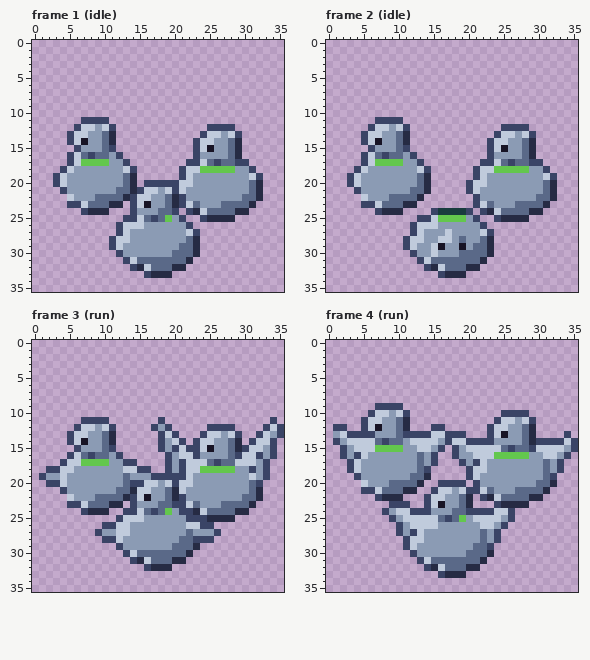
A pixel-art file gets an edit: art/animals/chase-pigeons@94.aseprite. The picture above was drawn from the file before the commit.
36x36 pixels, 10 frames. Shown: frame 1 (idle), frame 2 (idle), frame 3 (run), frame 4 (run). The commit also changed other frames, which this record leaves out.
The result:
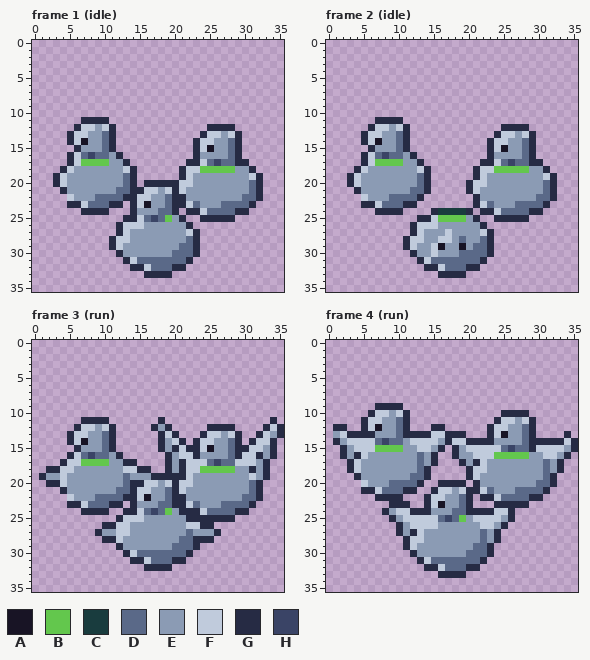
Palette (. is transparent): A #181425  B #63c74d  C #193c3e  D #5a6988  E #8b9bb4  F #c0cbdc  G #262b44  H #3a4466
The exact change:
Frame 1 (idle):
y 11: x 7..10 HHHH -> GGGG
y 12: x 6 H -> G; x 11 H -> G; x 25..28 HHHH -> GGGG
y 13: x 5 H -> G; x 24 H -> G; x 29 H -> G
y 14: x 5 H -> G; x 23 H -> G
y 15: x 6 H -> G; x 11 H -> G; x 23 H -> G
y 16: x 5 H -> G; x 12 H -> G; x 23 H -> G
y 17: x 5 H -> G; x 13 H -> G; x 22..23 HH -> GG; x 29..30 HH -> GG
y 18: x 4 H -> G; x 14 H -> G; x 21 H -> G; x 31 H -> G
y 19: x 3 H -> G; x 21 H -> G; x 32 H -> G
y 20: x 3 H -> G; x 16..20 HHHHH -> GGGGG
y 21: x 4 H -> G; x 15 H -> G; x 20 H -> G
y 22: x 14 H -> G; x 21 H -> G
y 23: x 5..6 HH -> GG; x 14 H -> G; x 21 H -> G
y 24: x 7 H -> G; x 14 H -> G; x 20 H -> G; x 22 H -> G
y 25: x 13..14 HH -> GG; x 21 H -> G; x 24 H -> G
y 26: x 12 H -> G; x 22 H -> G
y 27: x 12 H -> G; x 23 H -> G
y 28..29: x 11 H -> G
y 30: x 12 H -> G
y 31: x 13 H -> G
y 32: x 14 H -> G
y 33: x 16 H -> G
Frame 2 (idle):
y 11: x 7..10 HHHH -> GGGG
y 12: x 6 H -> G; x 11 H -> G; x 25..28 HHHH -> GGGG
y 13: x 5 H -> G; x 24 H -> G; x 29 H -> G
y 14: x 5 H -> G; x 23 H -> G
y 15: x 6 H -> G; x 11 H -> G; x 23 H -> G
y 16: x 5 H -> G; x 12 H -> G; x 23 H -> G
y 17: x 5 H -> G; x 13 H -> G; x 22..23 HH -> GG; x 29..30 HH -> GG
y 18: x 4 H -> G; x 14 H -> G; x 21 H -> G; x 31 H -> G
y 19: x 3 H -> G; x 21 H -> G; x 32 H -> G
y 20: x 3 H -> G; x 20 H -> G
y 21: x 4 H -> G; x 20 H -> G
y 22: x 21 H -> G
y 23: x 5..6 HH -> GG; x 21 H -> G
y 24: x 7 H -> G; x 15 H -> G; x 20 H -> G; x 22 H -> G
y 25: x 13..14 HH -> GG; x 21 H -> G; x 24 H -> G
y 26: x 12 H -> G; x 22 H -> G
y 27: x 12 H -> G; x 23 H -> G
y 28..29: x 11 H -> G
y 30: x 12 H -> G
y 31: x 13 H -> G
y 32: x 14 H -> G
y 33: x 16 H -> G
Frame 3 (run):
y 11: x 7..10 HHHH -> GGGG; x 18 H -> G; x 34 H -> G
y 12: x 6 H -> G; x 11 H -> G; x 17 H -> G; x 19 H -> G; x 25..28 HHHH -> GGGG; x 33 H -> G; x 35 H -> G
y 13: x 5 H -> G; x 18 H -> G; x 20 H -> G; x 24 H -> G; x 29 H -> G; x 32 H -> G; x 35 H -> G
y 14: x 5 H -> G; x 18 H -> G; x 21 H -> G; x 23 H -> G; x 31 H -> G; x 34 H -> G
y 15: x 6 H -> G; x 11 H -> G; x 18 H -> G; x 20 H -> G; x 22..23 HH -> GG; x 30 H -> G; x 34 H -> G
y 16: x 5 H -> G; x 12 H -> G; x 19 H -> G; x 23 H -> G; x 29 H -> G; x 32 H -> G; x 34 H -> G
y 17: x 4 H -> G; x 13..14 HH -> GG; x 19 H -> G; x 21 H -> G; x 33 H -> G
y 18: x 2..3 HH -> GG; x 15..16 HH -> GG; x 19 H -> G; x 21 H -> G; x 31 H -> G; x 33 H -> G
y 19: x 1 H -> G; x 17..21 HHHHH -> GGGGG; x 33 H -> G
y 20: x 2..3 HH -> GG; x 14..15 HH -> GG; x 20 H -> G; x 32 H -> G
y 21: x 4 H -> G
y 22: x 14 H -> G; x 21 H -> G
y 23: x 5..6 HH -> GG; x 14 H -> G; x 20..21 HH -> GG
y 24: x 7 H -> G; x 13..14 HH -> GG; x 21..22 HH -> GG
y 25: x 12 H -> G; x 22..24 HHH -> GGG
y 26: x 10..11 HH -> GG; x 24..25 HH -> GG
y 27: x 9 H -> G; x 26 H -> G
y 28: x 10..11 HH -> GG; x 23..25 HHH -> GGG
y 29: x 12 H -> G
y 30: x 13 H -> G
y 31: x 14 H -> G
y 32: x 16 H -> G
Frame 4 (run):
y 9: x 7..10 HHHH -> GGGG
y 10: x 6 H -> G; x 11 H -> G; x 25..28 HHHH -> GGGG
y 11: x 5 H -> G; x 24 H -> G; x 29 H -> G
y 12: x 1..2 HH -> GG; x 5 H -> G; x 15..16 HH -> GG; x 23 H -> G
y 13: x 3..6 HHHH -> GGGG; x 11..14 HHHH -> GGGG; x 17..19 HHH -> GGG; x 23 H -> G; x 34 H -> G
y 14: x 1 H -> G; x 17 H -> G; x 20..23 HHHH -> GGGG; x 30..33 HHHH -> GGGG; x 35 H -> G
y 15: x 2 H -> G; x 16 H -> G; x 18 H -> G; x 29 H -> G; x 35 H -> G
y 16: x 2 H -> G; x 4 H -> G; x 15 H -> G; x 18 H -> G; x 34 H -> G
y 17: x 3 H -> G; x 15 H -> G; x 19 H -> G; x 21 H -> G; x 33 H -> G
y 18: x 3 H -> G; x 14 H -> G; x 20 H -> G; x 33 H -> G
y 19: x 4 H -> G; x 20 H -> G; x 32 H -> G
y 20: x 16..19 HHHH -> GGGG; x 21 H -> G
y 21: x 5..6 HH -> GG; x 15 H -> G; x 20..21 HH -> GG
y 22: x 7 H -> G; x 14 H -> G; x 22 H -> G
y 23: x 9..11 HHH -> GGG; x 14 H -> G; x 24 H -> G
y 24: x 8 H -> G; x 12..14 HHH -> GGG; x 20..23 HHHH -> GGGG; x 26 H -> G
y 25: x 9 H -> G; x 26 H -> G
y 26: x 10 H -> G; x 25 H -> G
y 27: x 10 H -> G; x 12 H -> G; x 24 H -> G
y 28: x 11 H -> G; x 24 H -> G
y 29: x 11 H -> G; x 23 H -> G
y 30: x 12 H -> G
y 31: x 13 H -> G
y 32: x 14 H -> G
y 33: x 16 H -> G
Boxes around the changes in both pictures, in picture pixels (x1, y1, x2, y2):
changed: (53, 117, 263, 278)
changed: (347, 117, 557, 278)
changed: (39, 417, 284, 571)
changed: (333, 403, 578, 578)
